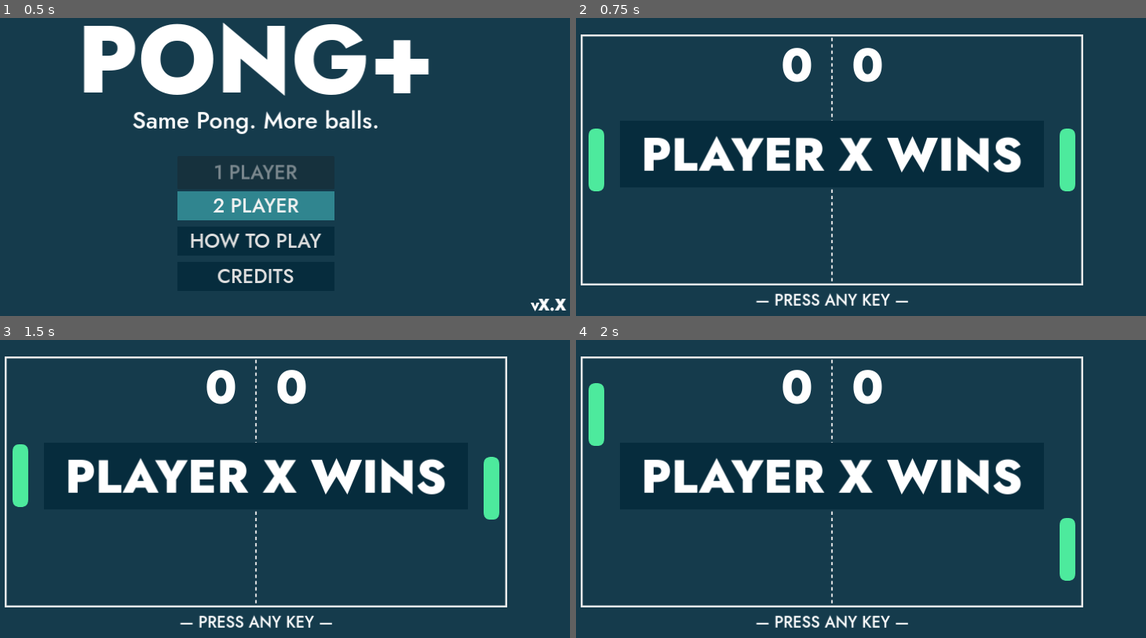
Above: before the commit, frames 1-4 (two rows, left to right).
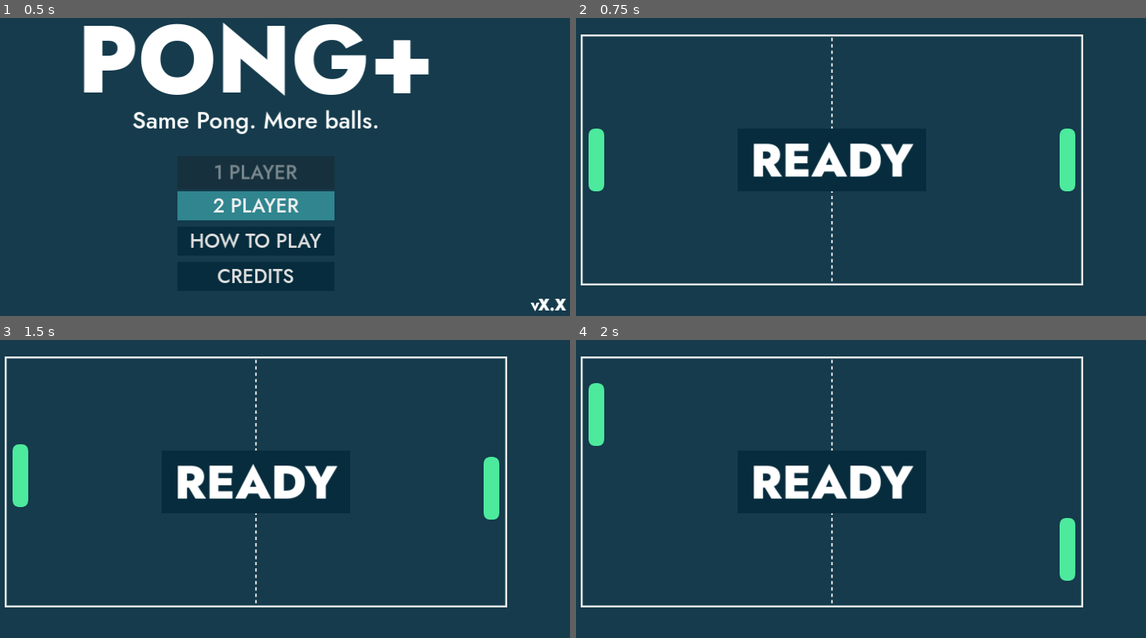
Above: after the commit, the same moments.

Repository: cf-Le3/pong-plus
Game: Godot game, scene res://main/main.tscn
Same seed, same stepped clock (60 frames per second), same inputs: the game is played once before the commit and once after it.
Inputs:
- Up to frame 1 (0.5 s): no input
- Up to frame 2 (0.75 s): click "2 PLAYER" at 0.5 s
- Up to frame 3 (1.5 s): tap Enter at 1.25 s; hold W (up_player1) from 1.28 s (still down); hold Down (down_player2) from 1.28 s (still down)
- Up to frame 4 (2 s): keep holding W (up_player1); keep holding Down (down_player2)

Frame 1 is identical in both runs. In frame 2, 6.2% of the frame differs, in the area x 11-79%, y 10-97%; in frame 3, 6.2%; in frame 4, 6.2%.

Commit message:
Show "Ready" message before spawning first ball

Diff:
--- a/Pong Plus/game/game.gd
+++ b/Pong Plus/game/game.gd
@@ -27,6 +27,7 @@
 	$Paddle2.global_position = Vector2(viewport_w-(viewport_w-ARENA_W)/2-32, viewport_h/2)
 	$BallSpawn.global_position = Vector2(viewport_w/2, viewport_h/2)
 	$Sprite2D.global_position = Vector2(viewport_w/2, viewport_h/2)
+	$StartGameTimer.start()
 
 func _input(event) -> void:
 	if event is InputEventKey && close_game_enabled:
@@ -42,12 +43,18 @@
 	$HUD.update_score(score_player_1, true)
 	do_stuff_after_scoring()
 
+func _on_start_game_timer_timeout() -> void:
+	start_game()
+
 func _on_ball_timer_timeout() -> void:
 	spawn_ball()
 
 func _on_close_game_timer_timeout() -> void:
 	close_game_enabled = true
 
+func start_game() -> void:
+	$HUD.show_score()
+	spawn_ball()
 
 func spawn_ball() -> void:
 	if get_tree().get_nodes_in_group("balls").size() < BALLS_MAX:
--- a/Pong Plus/game/game.tscn
+++ b/Pong Plus/game/game.tscn
@@ -30,6 +30,10 @@
 
 [node name="BallSpawn" type="Marker2D" parent="."]
 
+[node name="StartGameTimer" type="Timer" parent="."]
+wait_time = 2.0
+one_shot = true
+
 [node name="BallTimer" type="Timer" parent="."]
 wait_time = 5.0
 one_shot = true
--- a/Pong Plus/hud/hud.gd
+++ b/Pong Plus/hud/hud.gd
@@ -3,6 +3,11 @@
 func _ready() -> void:
 	$ScoreLabel1.text = str(0)
 	$ScoreLabel2.text = str(0)
+
+func show_score() -> void:
+	$ScoreLabel1.visible = true
+	$ScoreLabel2.visible = true
+	$ReadyMessage.visible = false
 
 func update_score(score: int, is_player_1: bool) -> void:
 	if is_player_1:
--- a/Pong Plus/hud/hud.tscn
+++ b/Pong Plus/hud/hud.tscn
@@ -8,6 +8,7 @@
 script = ExtResource("1_n0o34")
 
 [node name="ScoreLabel1" type="Label" parent="."]
+visible = false
 offset_left = 536.0
 offset_top = 56.0
 offset_right = 601.0
@@ -16,6 +17,7 @@
 theme_override_font_sizes/font_size = 96
 
 [node name="ScoreLabel2" type="Label" parent="."]
+visible = false
 offset_left = 680.0
 offset_top = 56.0
 offset_right = 745.0
@@ -23,7 +25,34 @@
 theme_override_fonts/font = ExtResource("2_7p07k")
 theme_override_font_sizes/font_size = 96
 
+[node name="ReadyMessage" type="ColorRect" parent="."]
+offset_left = 448.0
+offset_top = 256.0
+offset_right = 832.0
+offset_bottom = 384.0
+color = Color(0.0235294, 0.172549, 0.239216, 1)
+
+[node name="ReadyLabel" type="Label" parent="ReadyMessage"]
+layout_mode = 1
+anchors_preset = 8
+anchor_left = 0.5
+anchor_top = 0.5
+anchor_right = 0.5
+anchor_bottom = 0.5
+offset_left = -166.0
+offset_top = -69.5
+offset_right = 166.0
+offset_bottom = 69.5
+grow_horizontal = 2
+grow_vertical = 2
+theme_override_fonts/font = ExtResource("2_7p07k")
+theme_override_font_sizes/font_size = 96
+text = "READY"
+horizontal_alignment = 1
+vertical_alignment = 1
+
 [node name="GameOverMessage" type="ColorRect" parent="."]
+visible = false
 anchors_preset = 15
 anchor_right = 1.0
 anchor_bottom = 1.0
